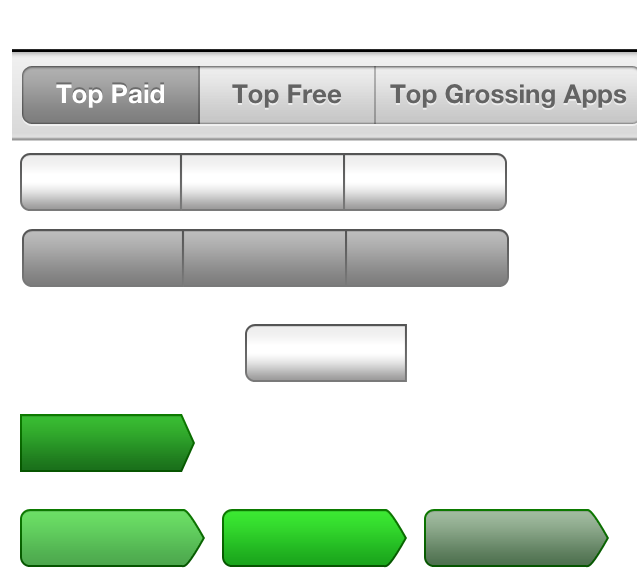
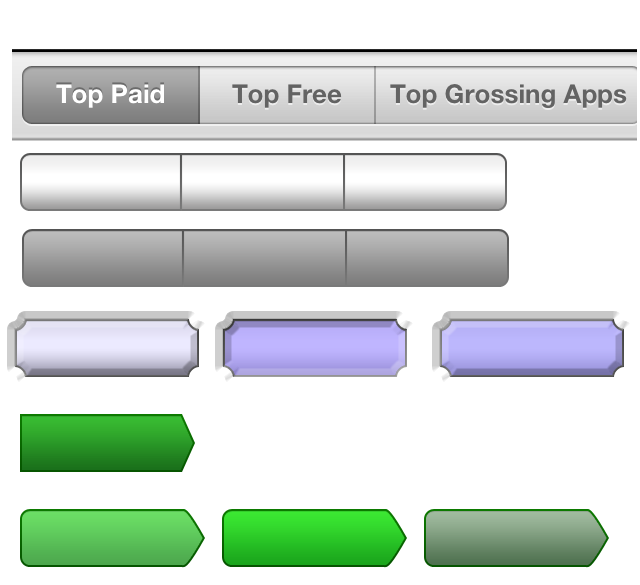
Layer changes from the first 640×585 image to the second:
added layer "hightlight" in group "risk button" over (x1=440, y1=319, x2=624, y2=377)
added layer "pressed" in group "risk button" over (x1=223, y1=319, x2=407, y2=377)
renamed "button background copy 3" to "button", painted on it over (x1=15, y1=319, x2=407, y2=382)
